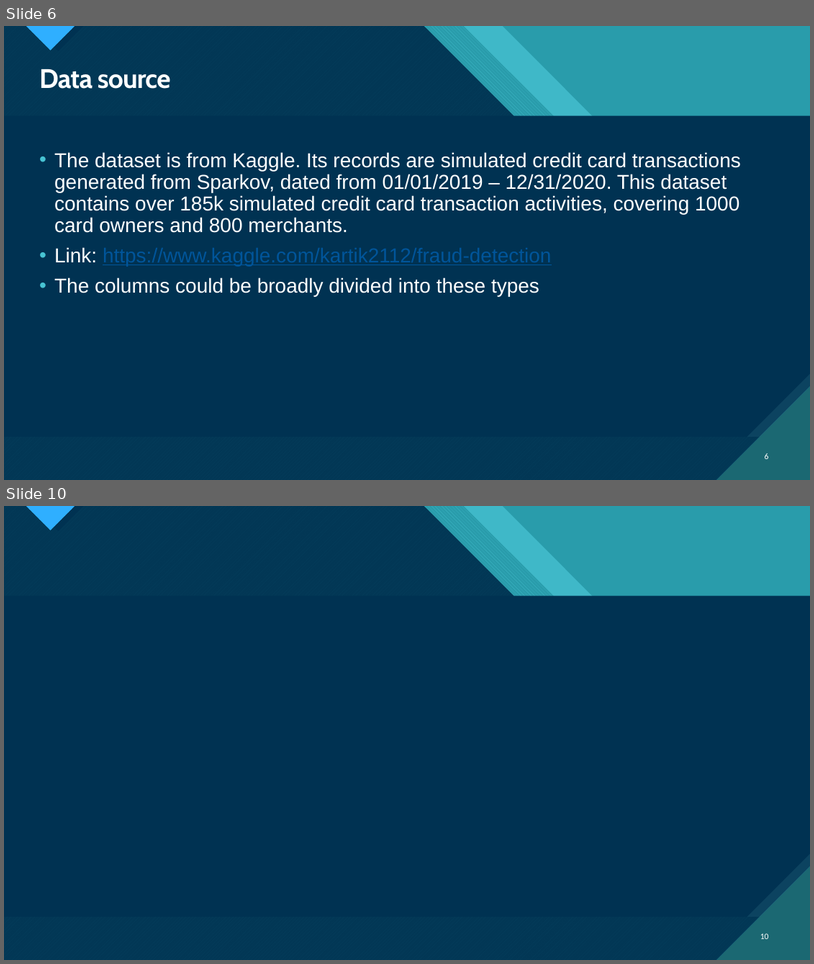
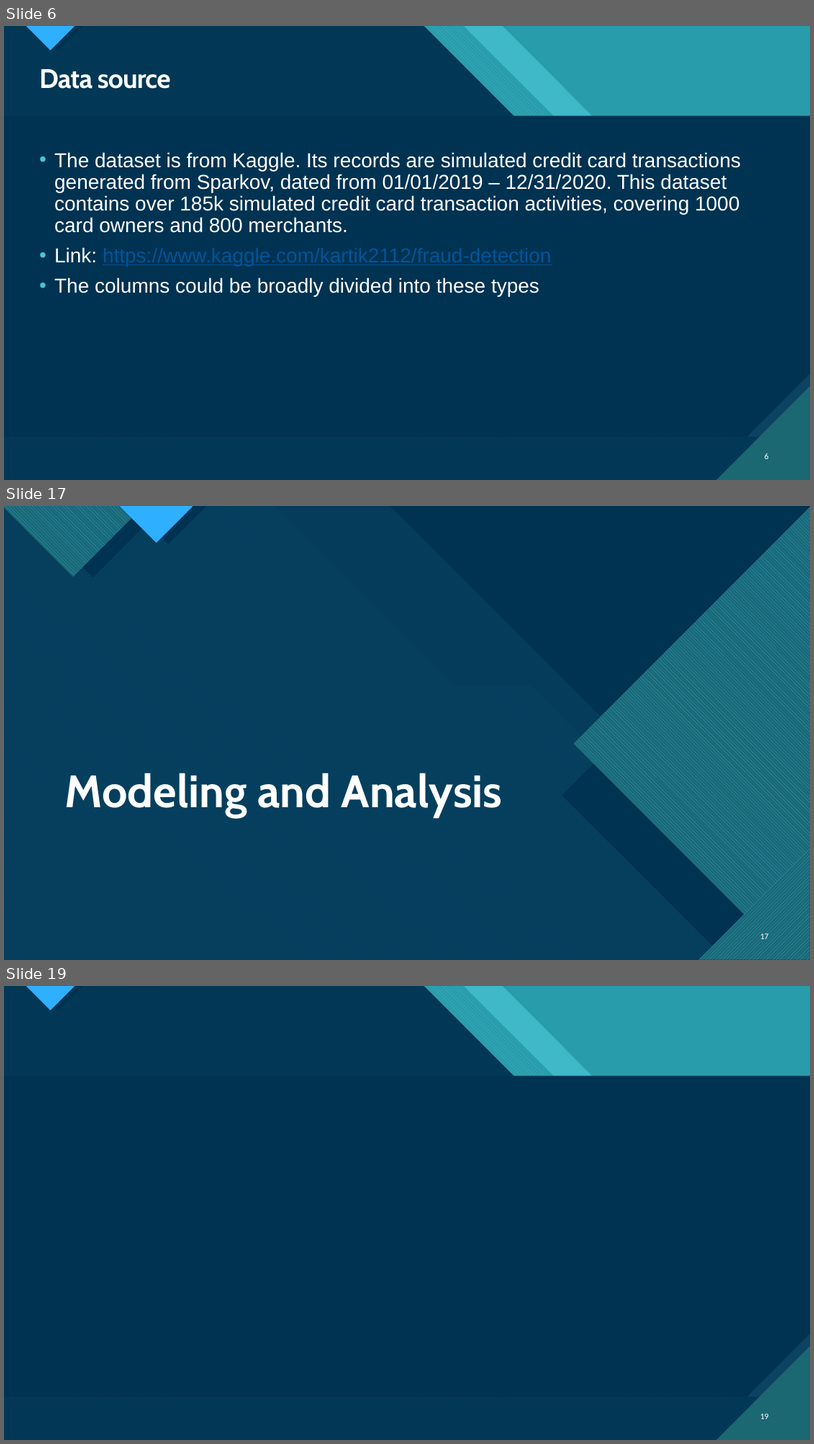
Before and after one commit to HGuo90s/fraud-detection, a slide deck: Fraud Detection.pptx. Shown one above the other, each under a label of ours: slides 6 and 10 before the commit, slides 6, 17 and 19 after it; the slides between them are not shown. The pictures are 814x964 and 814x1444 pixels, drawn with LibreOffice and Linux fonts; fonts in the diff are those of the drawing. Boxes give left, top, right and bottom in pixels: in the first picture for what was removed or moved away, otherwise in the second. Text is boxed around its words. In the diff, an @@ line names an element or a change of style, - is before the commit and + after.

```diff
--- a/Fraud Detection.pptx
+++ b/Fraud Detection.pptx
@@ slide 17 added at (x1=4, y1=506, x2=810, y2=960), background #FFFFFF; not listed: 10 template elements that a slide beside it also shows @@
@@ rectangle added at (x1=4, y1=506, x2=810, y2=960), fill #0C4360 @@
@@ freeform shape added at (x1=4, y1=506, x2=810, y2=960), fill #47C3D3 at 74% opacity @@
@@ freeform shape added at (x1=4, y1=506, x2=805, y2=960), fill pattern #0065A4 on #47C3D3 @@
@@ freeform shape added at (x1=4, y1=506, x2=144, y2=577), fill pattern #2FAFFF on #1B6872 @@
@@ freeform shape added at (x1=21, y1=506, x2=165, y2=578), fill #003352 @@
@@ freeform shape added at (x1=119, y1=506, x2=194, y2=543), fill pattern #2FAFFF on #1B6872 @@
@@ freeform shape added at (x1=130, y1=506, x2=207, y2=544), fill #003352 @@
@@ right triangle added at (x1=391, y1=506, x2=810, y2=924), fill #003352 @@
@@ freeform shape added at (x1=574, y1=506, x2=810, y2=960), fill pattern #2FAFFF on #1B6872 @@
@@ freeform shape added at (x1=562, y1=548, x2=810, y2=960), fill #003352 @@
@@ title added at (x1=65, y1=772, x2=503, y2=817), 54 pt, text #FFFFFF, bold @@
+Modeling and Analysis
@@ freeform shape added at (x1=699, y1=849, x2=810, y2=960), fill pattern #2FAFFF on #1B6872 @@
@@ freeform shape added at (x1=728, y1=878, x2=810, y2=960), fill #003352 @@
@@ page number added at (x1=761, y1=933, x2=769, y2=941), 10 pt, text #FFFFFF @@
+17
@@ what was slide 10 is now slide 19 @@
@@ page number at (x1=761, y1=1413, x2=769, y2=1419): text changed @@
-10
+19
```
Also in this commit, not shown: 5 slides changed, 8 other slides added, 1 slide removed, 1 other file.
